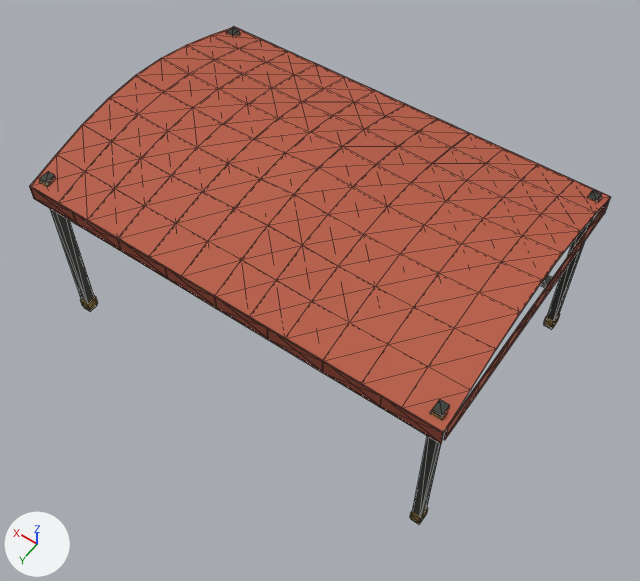
The glTF model godot/assets/kit/town/stall.glb as it was, and as the next commit left it.
Both versions are drawn from a camera (50 mm lens) standing at (-6.06, 8.44, 14.08) and looking at (-0.39, 0.51, 1.62). Arrows for +X, +Y and +Z are at lower left; the lights stay in place. The picture after the commit comes second. Mesh edges are drawn as thin lines. Vertices at exactly the same position are counted once.

The first picture shows 'stall'.
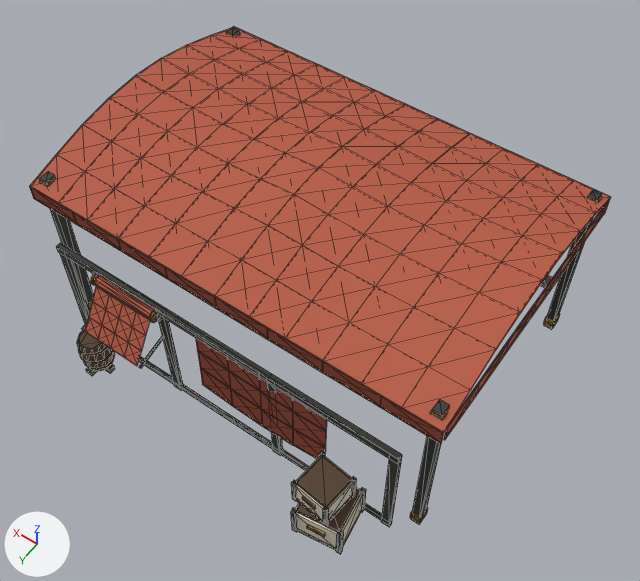
What the commit changed:
me_stall is used by ob_stall; location (0.0, 0.0, 0.0).
me_stall had 906 vertices, 1628 faces and spanned x -4.01..4.01, y -3.5..2.71, z 0.0..4.01.
me_stall now has 1432 vertices, 2452 faces and spans x -4.01..4.01, y -3.5..3.86, z 0.0..4.01.
me_stall part 1: a new loose piece, a 10-sided cylinder along x spanning x 1.27..2.53, y 2.83..3.02, z 2.15..2.35, in mat_flat.
me_stall part 2: a new loose piece, a 10-sided cylinder along x spanning x 2.558..2.6, y 2.813..3.039, z 2.131..2.369, in mat_metal.
me_stall part 3: a new loose piece, a 10-sided cylinder along x spanning x 1.2..1.242, y 2.813..3.039, z 2.131..2.369, in mat_metal.
me_stall part 4: a new loose piece, a box spanning x -1.23..-1.07, y 2.8..2.88, z 0.0..2.4, in mat_metal.
me_stall part 5: a new loose piece, a box spanning x 1.07..1.23, y 2.8..2.88, z 0.0..2.4, in mat_metal.
me_stall part 6: a new loose piece, a box spanning x -3.5..3.5, y 2.8..2.9, z 2.3..2.45, in mat_metal.
me_stall part 7: the loose piece of 8 vertices spanning x -0.04..0.04, y -0.01..2.46, z 3.32..3.98 is copied, and the copy is scaled about its middle by (0.5, 0.28, 0.352), then moved by (1.22, 1.93, -2.13); it spans x 1.2..1.24, y 2.81..3.51, z 1.39..1.64.
me_stall part 8: the loose piece of 8 vertices spanning x -3.9..-3.7, y 2.33..2.57, z 0.08..0.28 is copied, and the copy is scaled about its middle by (0.396, 0.33, 3.69), then moved by (0.74, 1.25, 0.19); it spans x -3.11..-3.02, y 3.65..3.74, z 0.0..0.74.
me_stall part 9: the loose piece of 8 vertices spanning x -3.9..-3.7, y 2.33..2.57, z 0.08..0.28 is copied, and the copy is scaled about its middle by (0.396, 0.33, 3.69), then moved by (0.85, 0.44, 0.19); it spans x -2.99..-2.9, y 2.84..2.93, z 0.0..0.74.
me_stall part 10: the loose piece of 8 vertices spanning x -3.9..-3.7, y 2.33..2.57, z 0.08..0.28 is copied, and the copy is scaled about its middle by (0.396, 0.33, 3.69), then moved by (1.55, 1.36, 0.19); it spans x -2.3..-2.21, y 3.77..3.86, z 0.0..0.74.
me_stall part 11: the loose piece of 8 vertices spanning x -3.88..-3.72, y 2.35..2.55, z 0.0..3.6 is copied, and the copy is scaled about its middle by (0.398, 0.318, 0.164), then moved by (1.01, 1.26, -0.76); it spans x -2.83..-2.76, y 3.68..3.75, z 0.74..1.33.
me_stall part 12: the loose piece of 8 vertices spanning x -3.88..-3.72, y 2.35..2.55, z 0.0..3.6 is copied, and the copy is scaled about its middle by (0.398, 0.318, 0.164), then moved by (0.94, 0.61, -0.76); it spans x -2.9..-2.83, y 3.02..3.09, z 0.74..1.33.
me_stall part 13: the loose piece of 8 vertices spanning x -3.88..-3.72, y 2.35..2.55, z 0.0..3.6 is copied, and the copy is scaled about its middle by (0.398, 0.318, 0.164), then moved by (1.66, 1.19, -0.76); it spans x -2.17..-2.1, y 3.61..3.68, z 0.74..1.33.
me_stall part 14: a new loose piece, a box spanning x 2.39..3.01, y 3.23..3.37, z 0.0..0.1, in mat_metal.
me_stall part 15: a new loose piece, a box spanning x 2.63..2.77, y 2.99..3.61, z 0.0..0.1, in mat_metal.
me_stall part 16: 306 vertices added at x -3.5..3.5, y 2.8..3.84, z 0.0..2.4.
Other edits to the shape of me_stall do not show in these pictures.

Changed parts and their boxes [x1, y1, x2, y2] in the pictures (640 x 581 px):
'stall', reshaped (6% taller)
    before: [29, 27, 611, 524]
    after: [29, 27, 611, 554]
part 1 of me_stall, added (red)
    after: [94, 276, 154, 319]
part 2 of me_stall, added
    after: [90, 273, 97, 285]
part 3 of me_stall, added
    after: [150, 311, 157, 323]
part 4 of me_stall, added
    after: [267, 383, 283, 455]
part 5 of me_stall, added
    after: [159, 316, 183, 390]
part 6 of me_stall, added
    after: [56, 243, 402, 464]
part 7 of me_stall, added
    after: [139, 336, 164, 368]
part 8 of me_stall, added
    after: [336, 530, 344, 554]
part 9 of me_stall, added
    after: [360, 488, 366, 512]
part 10 of me_stall, added
    after: [291, 507, 297, 532]
part 11 of me_stall, added
    after: [323, 506, 329, 527]
part 12 of me_stall, added
    after: [352, 476, 356, 498]
part 13 of me_stall, added
    after: [291, 480, 297, 501]
part 14 of me_stall, added
    after: [105, 364, 115, 373]
part 15 of me_stall, added
    after: [86, 351, 115, 376]
part 16 of me_stall, added (red)
    after: [60, 254, 402, 551]
